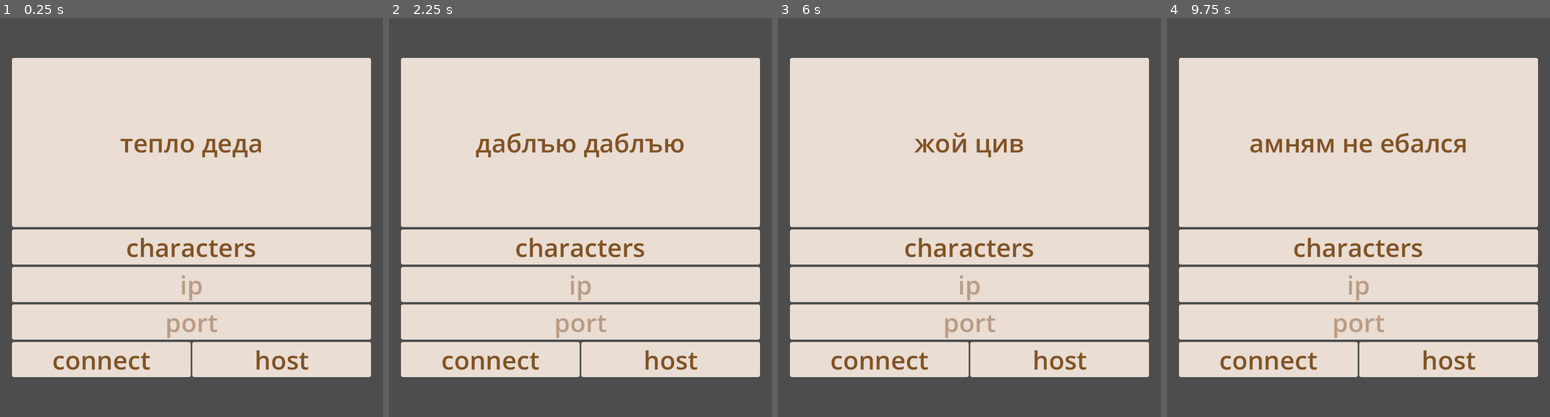
Above: before the commit, frames 1-4 (left to right).
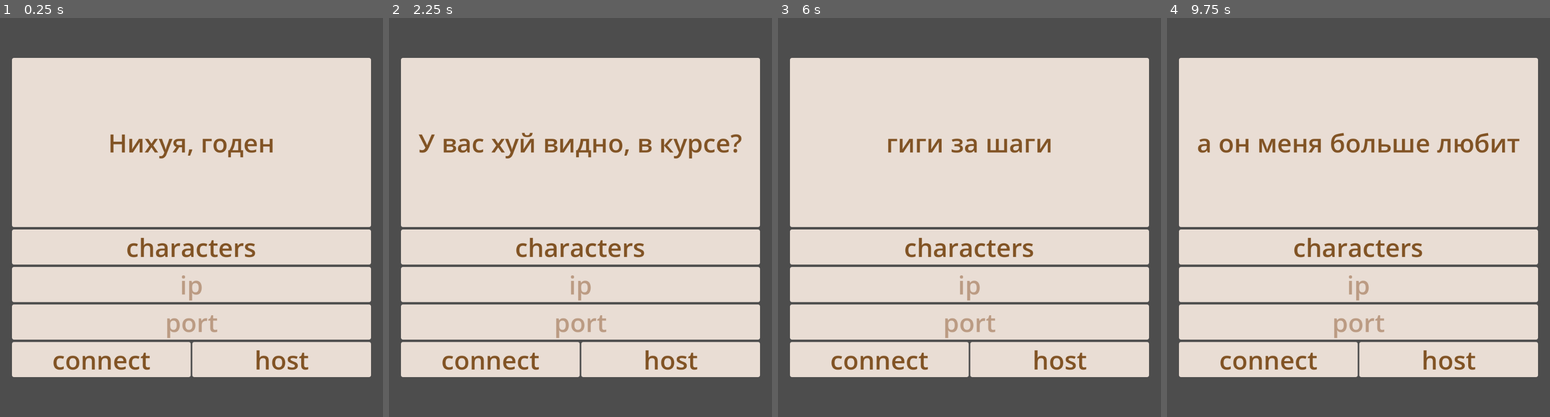
Above: after the commit, the same moments.

Repository: Pash-Tet-ik/v-table
Game: Godot game, scene res://scenes/menu.tscn
Two runs of this game, one before a commit and one after it. Both use one fixed random seed, a clock stepped at 60 frames per second and the inputs below.
Inputs (mouse positions are in pixels of both pictures, inside the frame that each line leads up to):
- Up to frame 1 (0.25 s): no input
- Up to frame 2 (2.25 s): click (580, 285) at 0.52 s; type "12" at 0.6 s; click (580, 321) at 0.75 s; type "Alex" at 0.83 s; click "characters" at 1.25 s; click "×" at 2 s
- Up to frame 3 (6 s): click "characters" at 2.75 s; click "Агна" at 3.5 s; click "⭯" at 4.25 s; click "Беллатрикс" at 5 s; click "×" at 5.75 s
- Up to frame 4 (9.75 s): click "characters" at 6.5 s; click "бильбо" at 7.25 s; click "⭯" at 8 s; click "Филип де Шлёп" at 8.75 s; click "×" at 9.5 s

The runs differ from the first frame. In frame 1, 1.0% of the frame differs, in the area x 28-72%, y 29-36%; in frame 2, 1.9%, in the area x 7-93%, y 28-36%; in frame 3, 0.8%; in frame 4, 1.7%.

Commit message:
Добавил смешнявок

Diff:
--- a/v-table/scenes/menu.gd
+++ b/v-table/scenes/menu.gd
@@ -42,6 +42,13 @@
 		"сосал?",
 		"детка, ты выполнила задание на 5+",
 		"8-9-16-17-21-13-12-15-1",
+		"Ты гнида этой двери!",
+		"+2 или -2?",
+		"У вас хуй видно, в курсе?",
+		"а хули ты хотел? 15 тонн",
+		"и засмеялся ещё так неприятно",
+		"выйди и зайди нормально",
+		"Нихуя, годен",
 		"НЕТ? ПОШЁЛ ТЫ ТОГДА НАХУЙ!",
 		"горячие мамочки 3 км от вас",
 		"ебутся как-то 2 клоуна",
